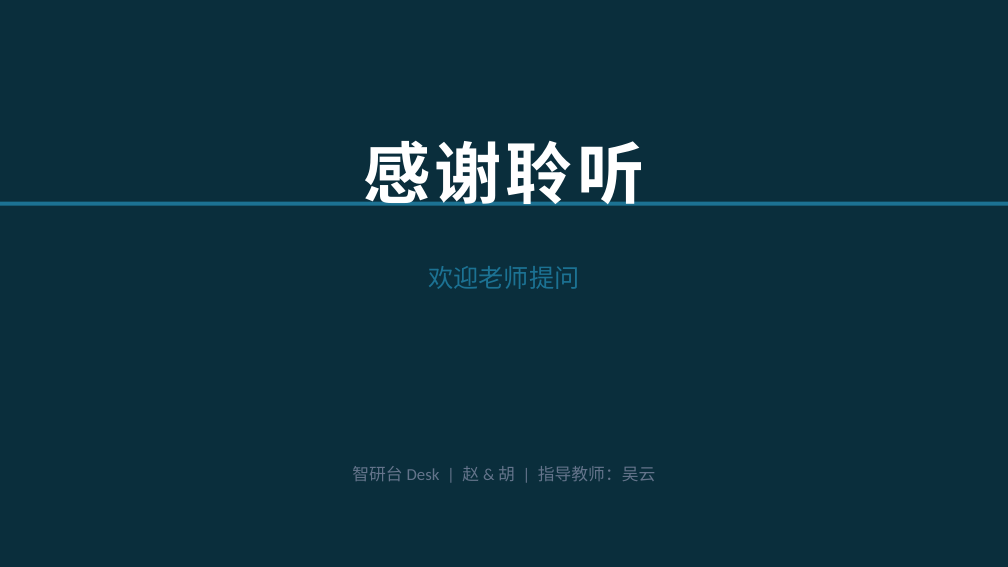
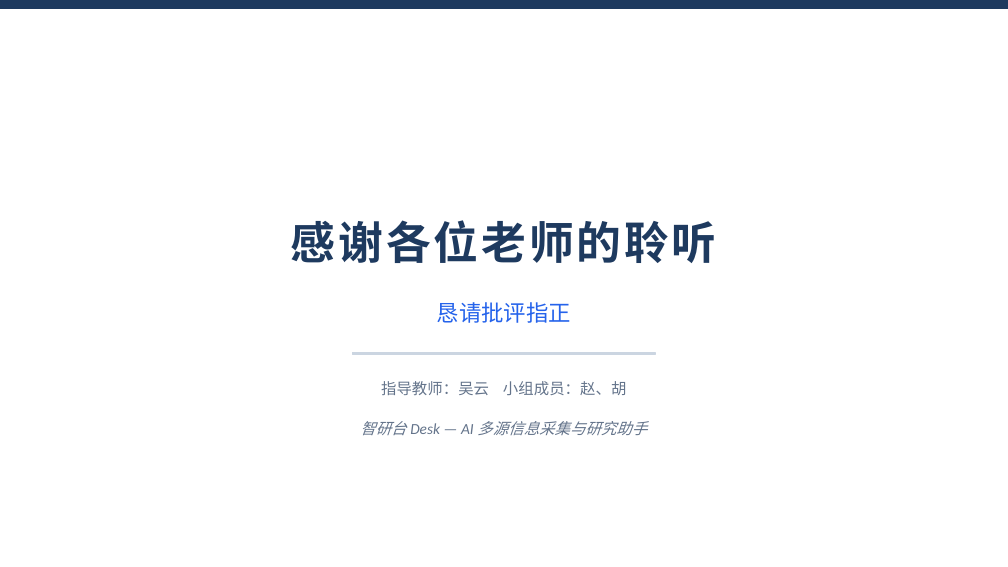
Before and after one commit to AiDesktopSoftware/desktop-app, a slide deck: slide 11 of docs/proposal-ppt/开题答辩-智研台Desk.pptx. Drawn at 1008x567 pixels with LibreOffice and Linux fonts; fonts in the diff are those of the drawing. Boxes give left, top, right and bottom in pixels: in the first picture for what was removed or moved away, otherwise in the second. Text is boxed around its words. In the diff, an @@ line names an element or a change of style, - is before the commit and + after.

```diff
--- a/docs/proposal-ppt/开题答辩-智研台Desk.pptx
+++ b/docs/proposal-ppt/开题答辩-智研台Desk.pptx
@@ rectangle resized from (x1=0, y1=0, x2=1008, y2=566) to (x1=0, y1=0, x2=1008, y2=8) @@
@@ rectangle at (x1=0, y1=0, x2=1008, y2=8): fill #0A2E3C to #1E3A5F; outline none to #1E3A5F 1 pt @@
@@ rectangle removed at (x1=0, y1=202, x2=1008, y2=206) @@
@@ text at (x1=291, y1=220, x2=717, y2=263): text changed; size 48 to 32 pt; text colour #FFFFFF to #1E3A5F @@
-感谢聆听
+感谢各位老师的聆听
@@ text removed at (x1=428, y1=266, x2=579, y2=289) @@
-欢迎老师提问
@@ text added at (x1=437, y1=302, x2=571, y2=323), 16 pt, text #2563EB @@
+恳请批评指正
@@ rectangle added at (x1=353, y1=353, x2=655, y2=355), fill #CBD5E1, outline #CBD5E1 1 pt @@
@@ text at (x1=381, y1=381, x2=626, y2=395): text changed; size 12 to 11 pt @@
-智研台 Desk | 赵 & 胡 | 指导教师：吴云
+指导教师：吴云 小组成员：赵、胡
@@ text added at (x1=360, y1=421, x2=647, y2=435), 11 pt, text #64748B, italic @@
+智研台 Desk — AI 多源信息采集与研究助手
```
Also in this commit, not shown: 9 other slides changed, 1 slide added, 1 slide removed, 1 other file.
